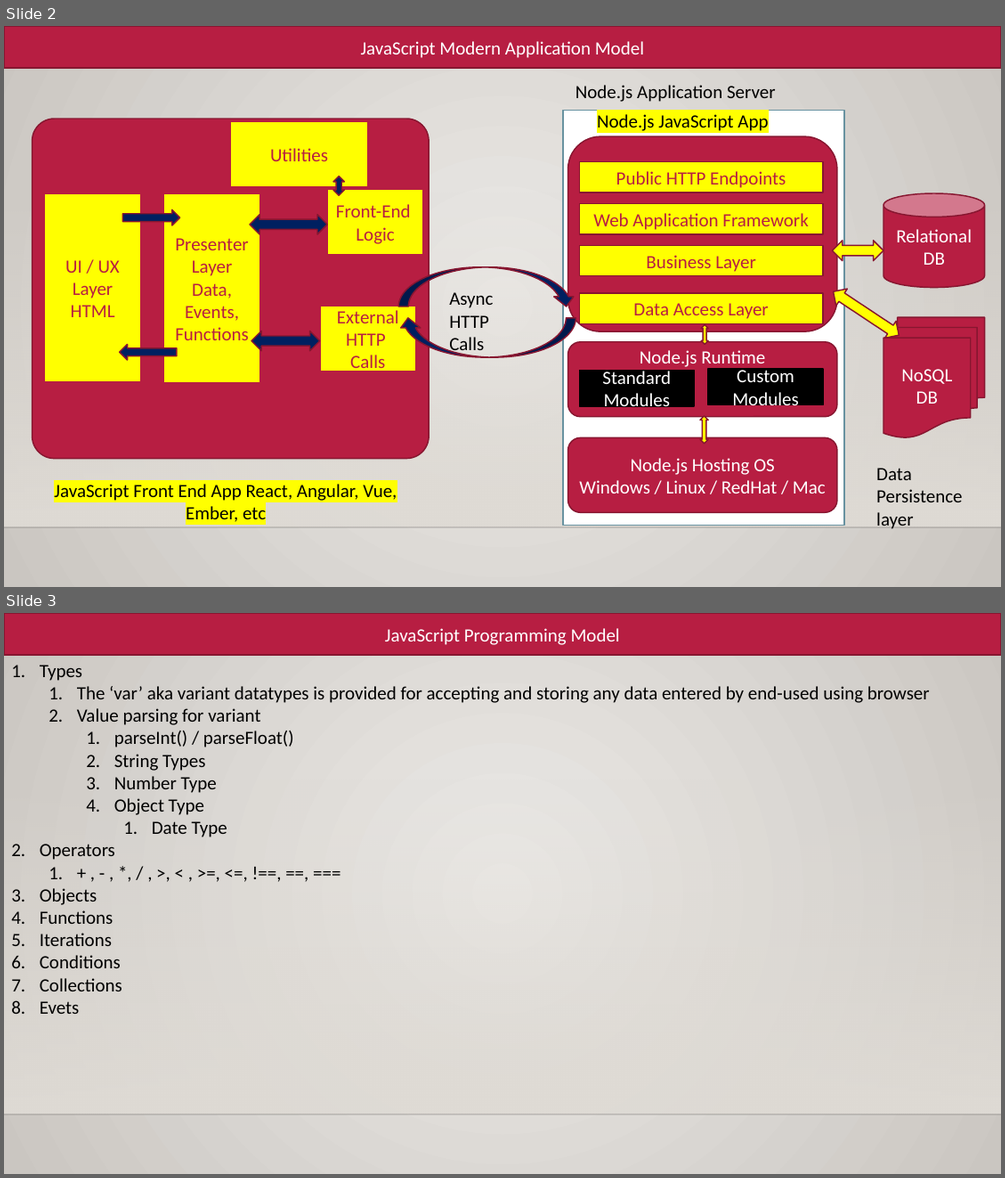
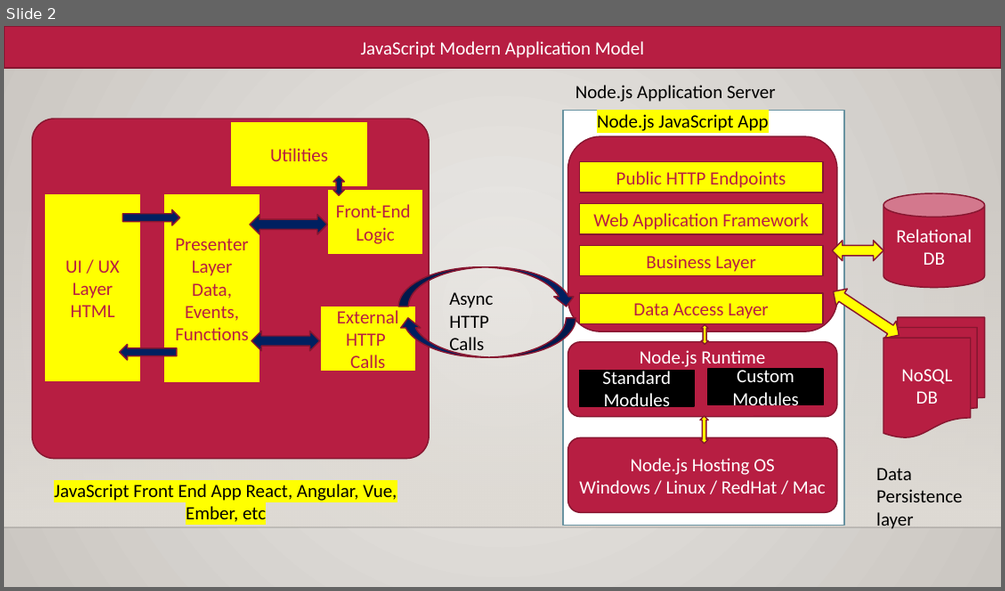
Before and after one commit to maheshsabnis/blazejan2021, a slide deck: Training_Notes_PPTs.pptx. Shown one above the other, each under a label of ours: slides 2 and 3 before the commit, slide 2 after it. The pictures are 1005x1178 and 1005x591 pixels, drawn with LibreOffice and Linux fonts; fonts in the diff are those of the drawing; background and template pictures are left out. Boxes give left, top, right and bottom in pixels: in the first picture for what was removed or moved away, otherwise in the second. Text is boxed around its words. In the diff, an @@ line names an element or a change of style, - is before the commit and + after.

```diff
--- a/Training_Notes_PPTs.pptx
+++ b/Training_Notes_PPTs.pptx
@@ slide 3 removed at (4,613,1001,1174), background gradient #ECEAE7 to #CAC7C1; not listed: 2 template elements that a slide beside it also shows @@
@@ rectangle removed at (4,613,1001,655) @@
-JavaScript Programming Model
@@ text removed at (40,665,930,1013) @@
-1. Types
-  1. The ‘var’ aka variant datatypes is provided for accepting and storing any data entered by end-used using browser
-  2. Value parsing for variant
-    1. parseInt() / parseFloat()
-    2. String Types
-    3. Number Type
-    4. Object Type
-      1. Date Type
-2. Operators
-  1. + , - , *, / , >, < , >=, <=, !==, ==, ===
-3. Objects
-4. Functions
-5. Iterations
-6. Conditions
-7. Collections
-8. Evets
```
Also in this commit, not shown: 1 slide added, 9 other files.
